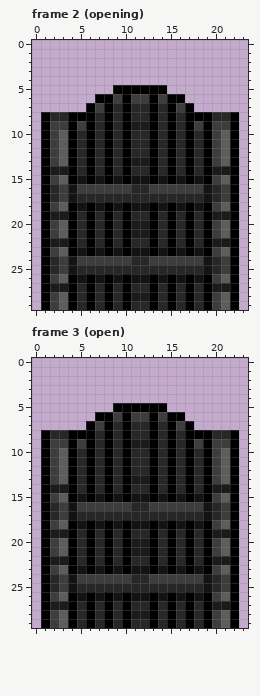
Pixel-art file: BurningKnight/Content/Animations/boss_door.ase. The first picture shows the starting point.
24x30 pixels, 4 frames. Shown: frame 2 (opening), frame 3 (open). The commit also changed other frames, which this record leaves out.
After the commit:
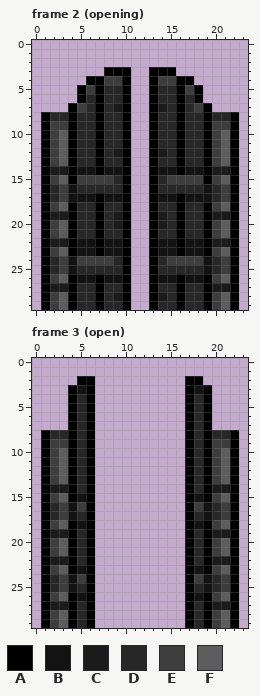
Palette (. is transparent): A #000000  B #131313  C #1b1b1b  D #272727  E #3d3d3d  F #5d5d5d
The exact change:
Changed rows in their new state; - is an unchanged pixel.
Frame 2 (opening):
first column x 4:
 3 ----AAA--AAA----
 4 --AAEEA--AEEAA--
 5 -AEADD-..-DDAEA-
 6 -AD-DD-..-DD-DA-
 7 AEDADC-..-CDADEA
 8 -DDAD--..--DADD-
 9 -DDAD--..--DADD-
10 --DAD--..--DAD--
11 --DAD--..--DAD--
12 --DADC-..-CDAD--
13 --DAD--..--DAD--
14 -BBABB-..-BBABB-
15 -EEEED-..-DEEEE-
16 -DDDDDA..ADDDDD-
17 -BBABBA..ABBABB-
18 -DDADD-..-DDADD-
19 --DADC-..-CDAD--
20 --DADC-..-CDAD--
21 --DAD--..--DAD--
22 -BBABB-..-BBABB-
23 --BAB--..--BAB--
24 -----DA..AD-----
25 ------A..A------
26 --BAB--..--BAB--
27 --DAD--..--DAD--
28 --DADC-..-CDAD--
29 --DAD--..--DAD--
Frame 3 (open):
first column x 4:
 2 -AA----------AA-
 3 ABA----------ABA
 4 ADA----------ADA
 5 ADA--......--ADA
 6 ADA..........ADA
 7 AD-..........-DA
 8 -D-..........-D-
 9 -D-..........-D-
10 ---..........---
11 ---..........---
12 ---..........---
13 ---..........---
14 ---..........---
15 ---..........---
16 --A..........A--
17 --A..........A--
18 ---..........---
19 ---..........---
20 ---..........---
21 ---..........---
22 ---..........---
23 ---..........---
24 --A..........A--
25 --A..........A--
26 ---..........---
27 ---..........---
28 ---..........---
29 ---..........---
